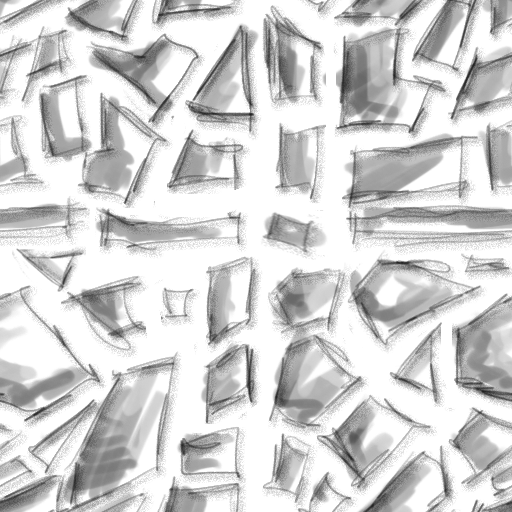
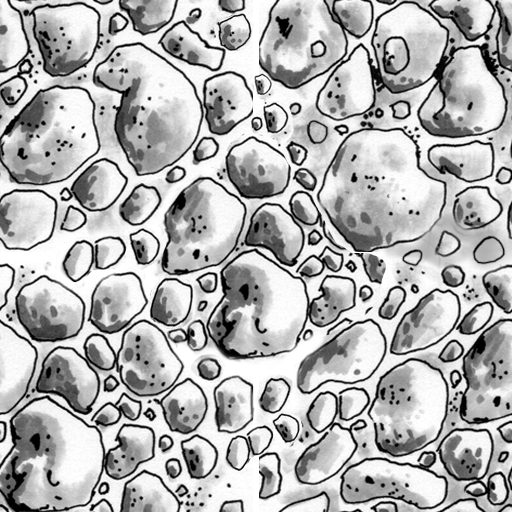
Layered file, before and after one edit (w=512, h=512). Changes by layer:
removed layer "Layer 6" over (12, 246, 86, 293)
removed layer "Layer 5" over (0, 0, 512, 512)
showed "Layer 1", painted on it over (0, 0, 512, 512)
